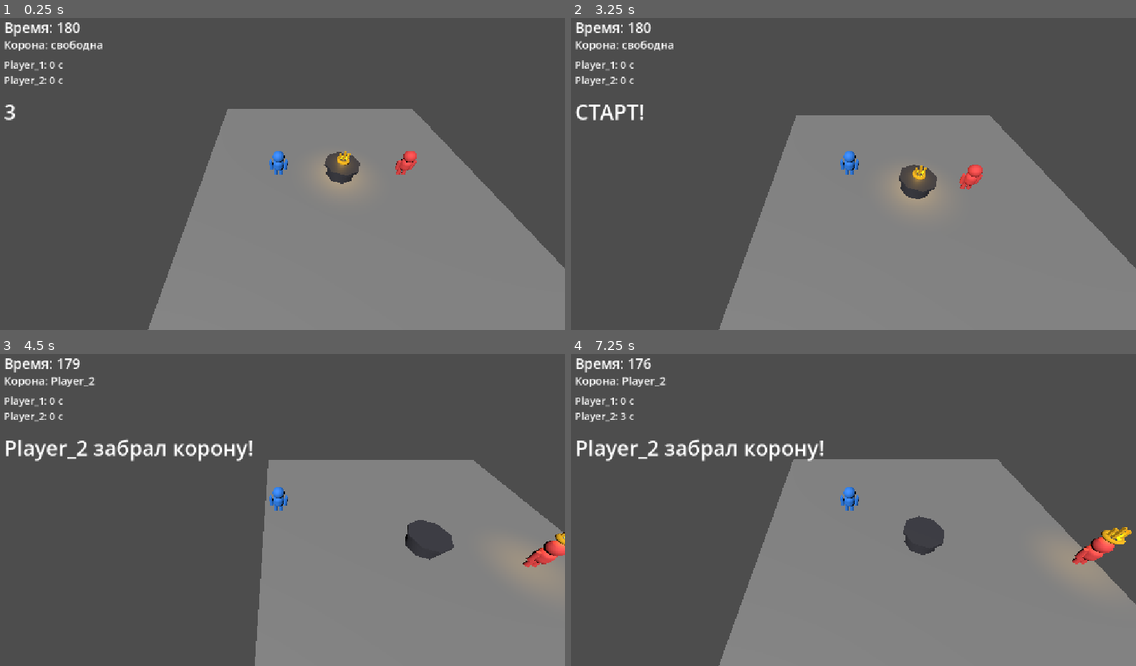
Above: before the commit, frames 1-4 (two rows, left to right).
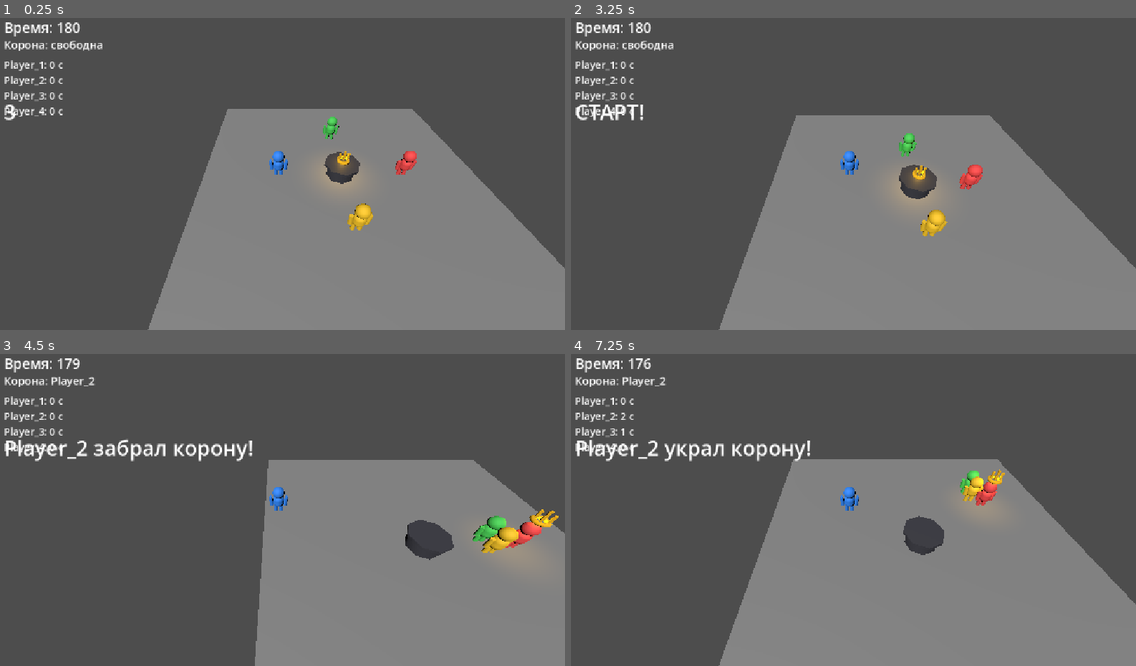
Above: after the commit, the same moments.

Repository: denisyltanovmagamed-netizen/PROJECT-01-CROWN
Game: Godot game, scene res://scenes/main/main.tscn
The game is run twice, just before and just after one commit, with the same random seed, the same clock (stepped at 60 frames per second) and the same inputs.
Inputs (mouse positions are in pixels of both pictures, inside the frame that each line leads up to):
- Up to frame 1 (0.25 s): no input
- Up to frame 2 (3.25 s): tap Enter at 0.5, 2 s; move the mouse to (977, 152) at 0.52 s; hold Right (ui_right) 0.53-1.28 s; click (977, 152) at 0.67 s; tap Space at 1.25, 2.75 s; move the mouse to (734, 186) at 1.27 s; hold Down (ui_down) 1.28-2.03 s; move the mouse to (904, 99) at 2.02 s; hold Right (ui_right) 2.03-2.78 s; move the mouse to (819, 233) at 2.77 s; hold Up (ui_up) from 2.78 s (still down); click (819, 233) at 2.92 s
- Up to frame 3 (4.5 s): move the mouse to (452, 553) at 3.52 s; release Up (ui_up) at 3.53 s; hold Left (ui_left) from 3.53 s (still down); move the mouse to (107, 456) at 4.27 s
- Up to frame 4 (7.25 s): move the mouse to (876, 503) at 5.02 s; release Left (ui_left) at 5.03 s; hold Down (ui_down) 5.03-5.78 s; click (876, 503) at 5.17 s; move the mouse to (763, 425) at 5.77 s; hold Right (ui_right) 5.78-6.53 s; move the mouse to (977, 488) at 6.52 s; hold Up (ui_up) from 6.53 s (still down)

The runs differ from the first frame. In frame 1, 0.7% of the frame differs, in the area x 0-67%, y 23-69%; in frame 2, 0.7%; in frame 3, 1.6%; in frame 4, 2.4%, in the area x 0-100%, y 19-71%.

Commit message:
Expand MVP to four arena players

Diff:
--- a/scripts/main/main.gd
+++ b/scripts/main/main.gd
@@ -5,7 +5,7 @@
 const GAME_MANAGER_SCRIPT := preload("res://scripts/game/game_manager.gd")
 
 var local_player: CharacterBody3D
-var dummy_player: CharacterBody3D
+var players: Array[CharacterBody3D] = []
 var camera: Camera3D
 
 func _ready() -> void:
@@ -24,20 +24,31 @@
     )
 
 func _spawn_gameplay() -> void:
-    local_player = PLAYER_SCENE.instantiate()
-    local_player.name = "Player_1"
-    local_player.is_local_player = true
-    add_child(local_player)
-    local_player.global_position = Vector3(-4.5, 0.0, 0.0)
+    var spawn_positions: Array[Vector3] = [
+        Vector3(-4.5, 0.0, 0.0),
+        Vector3(4.5, 0.0, 0.0),
+        Vector3(0.0, 0.0, -4.5),
+        Vector3(0.0, 0.0, 4.5)
+    ]
 
-    dummy_player = PLAYER_SCENE.instantiate()
-    dummy_player.name = "Player_2"
-    dummy_player.is_dummy = true
-    add_child(dummy_player)
-    dummy_player.global_position = Vector3(4.5, 0.0, 0.0)
+    var player_colors: Array[Color] = [
+        Color(0.2, 0.55, 1.0),
+        Color(1.0, 0.3, 0.3),
+        Color(0.3, 0.85, 0.35),
+        Color(1.0, 0.8, 0.15)
+    ]
 
-    _apply_player_material(local_player, Color(0.2, 0.55, 1.0))
-    _apply_player_material(dummy_player, Color(1.0, 0.3, 0.3))
+    for index in range(spawn_positions.size()):
+        var player: CharacterBody3D = PLAYER_SCENE.instantiate()
+        player.name = "Player_%d" % (index + 1)
+        player.is_local_player = index == 0
+        player.is_dummy = index > 0
+        add_child(player)
+        player.global_position = spawn_positions[index]
+        _apply_player_material(player, player_colors[index])
+        players.append(player)
+
+    local_player = players[0]
 
     var crown: Node3D = CROWN_SCENE.instantiate()
     crown.name = "Crown"
@@ -50,11 +61,7 @@
     add_child(game_manager)
     game_manager.create_ui(self)
 
-    var player_list: Array[CharacterBody3D] = [
-        local_player,
-        dummy_player
-    ]
-    game_manager.setup(player_list, crown)
+    game_manager.setup(players, crown)
 
 func _create_pedestal() -> void:
     var pedestal := CSGCylinder3D.new()
